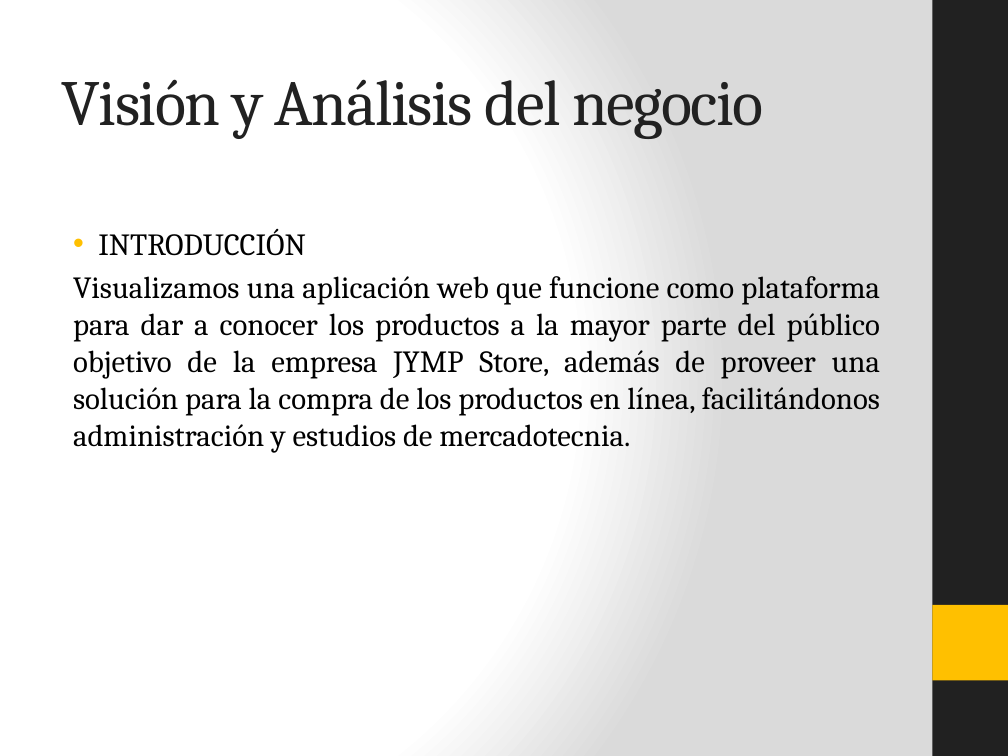
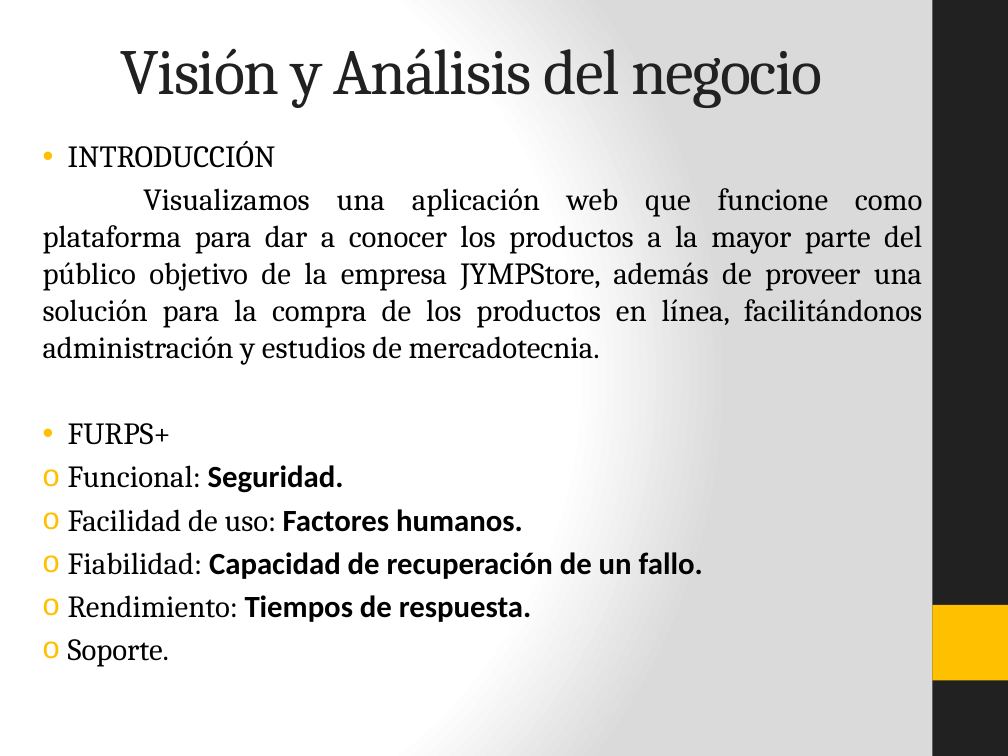
Before and after one commit to juvenmezaa/JYMPsport, a slide deck: slide 3 of Documentacion/Presentación.pptx (slide 2 before the commit). Drawn at 1008x756 pixels with LibreOffice and Linux fonts; fonts in the diff are those of the drawing. Boxes give left, top, right and bottom in pixels: in the first picture for what was removed or moved away, otherwise in the second. Text is boxed around its words. In the diff, an @@ line names an element or a change of style, - is before the commit and + after.

Commit message:
Presentacion2

```diff
--- a/Documentacion/Presentación.pptx
+++ b/Documentacion/Presentación.pptx
@@ title "Visión y Análisis del negocio" moved from (x1=62, y1=79, x2=764, y2=139) to (x1=120, y1=48, x2=823, y2=108) @@
@@ title "Visión y Análisis del negocio" at (x1=120, y1=48, x2=823, y2=108): alignment left to centre @@
@@ text "INTRODUCCIÓN" moved from (x1=73, y1=229, x2=880, y2=453) to (x1=43, y1=140, x2=922, y2=667) @@
@@ text at (x1=43, y1=188, x2=922, y2=667): text changed @@
-Visualizamos una aplicación web que funcione como plataforma para dar a conocer los productos a la mayor parte del público objetivo de la empresa JYMP Store, además de proveer una solución para la compra de los productos en línea, facilitándonos administración y estudios de mercadotecnia.
+Visualizamos una aplicación web que funcione como plataforma para dar a conocer los productos a la mayor parte del público objetivo de la empresa JYMPStore, además de proveer una solución para la compra de los productos en línea, facilitándonos administración y estudios de mercadotecnia.
+• FURPS+
+o Funcional: Seguridad.
+o Facilidad de uso: Factores humanos.
+o Fiabilidad: Capacidad de recuperación de un fallo.
+o Rendimiento: Tiempos de respuesta.
+o Soporte.
```
Also in this commit, not shown: 8 other slides changed, 4 slides added, 1 slide removed, 1 other file.
